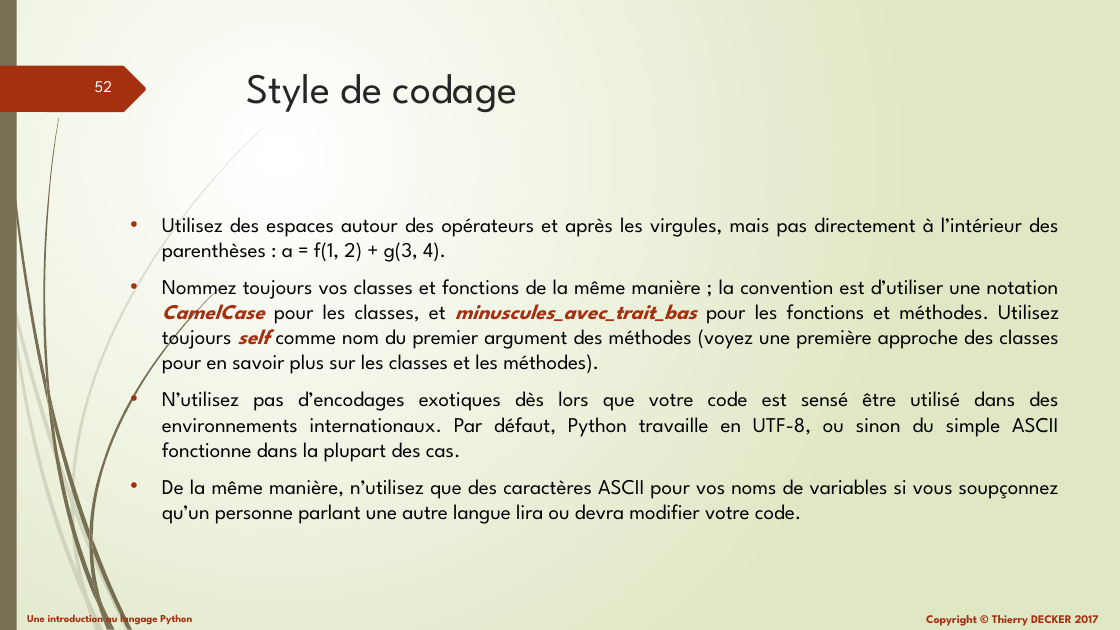
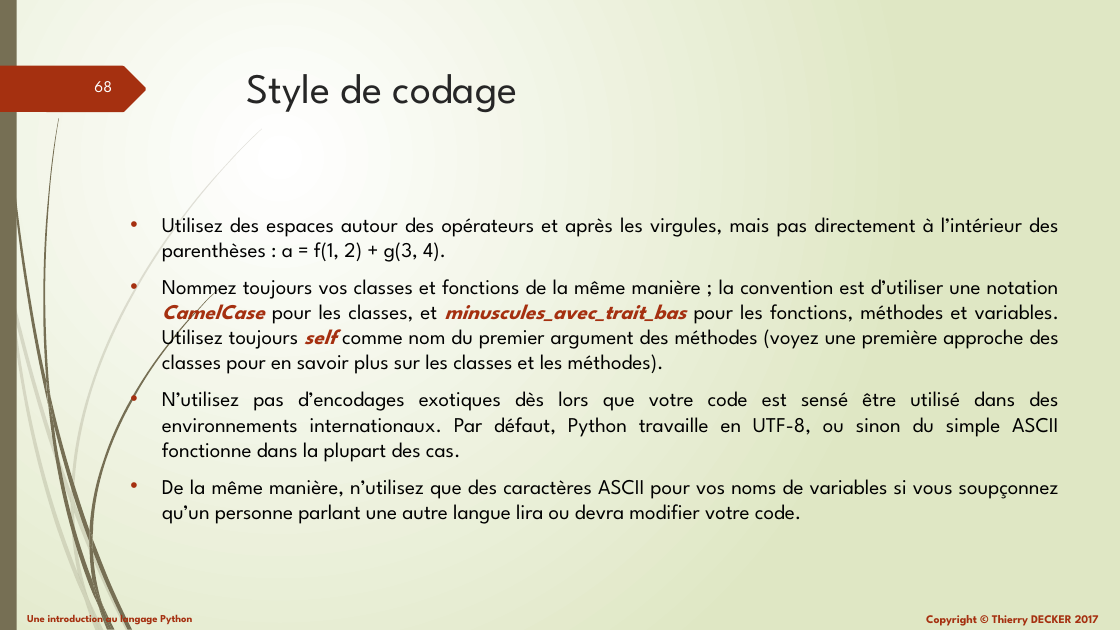
Before and after one commit to VikmanTheRacoon/learning-python, a slide deck: slide 68 of documentations/learning-python.pptx (slide 52 before the commit). Drawn at 1120x630 pixels with LibreOffice and Linux fonts; fonts in the diff are those of the drawing. Boxes give left, top, right and bottom in pixels: in the first picture for what was removed or moved away, otherwise in the second. Text is boxed around its words. In the diff, an @@ line names an element or a change of style, - is before the commit and + after.

```diff
--- a/documentations/learning-python.pptx
+++ b/documentations/learning-python.pptx
@@ page number at [94,81,112,92]: text changed @@
-52
+68
@@ text at [162,279,1060,374]: text changed @@
-• Nommez toujours vos classes et fonctions de la même manière ; la convention est d’utiliser une notation CamelCase pour les classes, et minuscules_avec_trait_bas pour les fonctions et méthodes. Utilisez toujours self comme nom du premier argument des méthodes (voyez une première approche des classes pour en savoir plus sur les classes et les méthodes).
+• Nommez toujours vos classes et fonctions de la même manière ; la convention est d’utiliser une notation CamelCase pour les classes, et minuscules_avec_trait_bas pour les fonctions, méthodes et variables. Utilisez toujours self comme nom du premier argument des méthodes (voyez une première approche des classes pour en savoir plus sur les classes et les méthodes).
```
Also in this commit, not shown: 1 other slide changed, 16 slides added, 1 other file.
